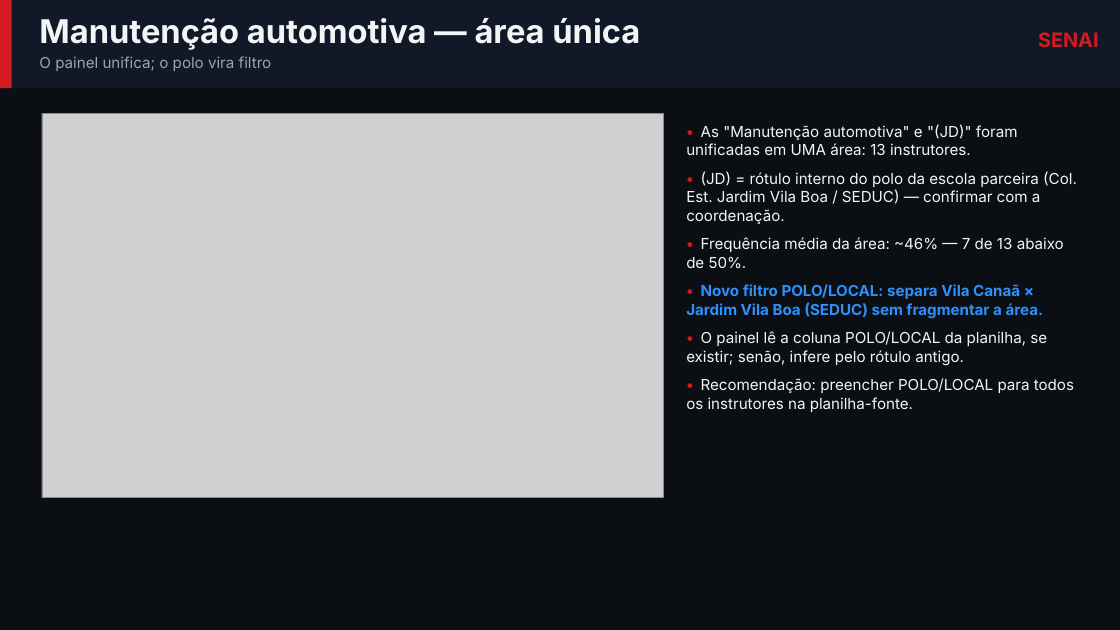
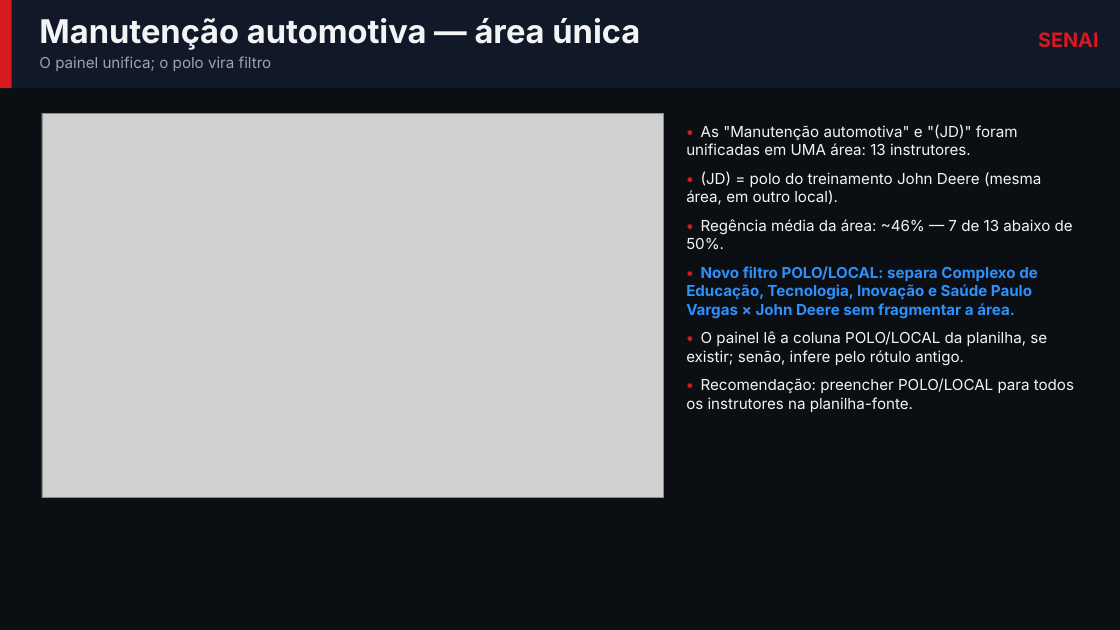
Before and after one commit to mmsxdev/bi-regencia, a slide deck: slide 10 of apresentacao/BI_Regencia_Apresentacao.pptx. Drawn at 1120x630 pixels with LibreOffice and Linux fonts; fonts in the diff are those of the drawing; grey boxes stand for pictures. Boxes give left, top, right and bottom in pixels: in the first picture for what was removed or moved away, otherwise in the second. Text is boxed around its words. In the diff, an @@ line names an element or a change of style, - is before the commit and + after.

Commit message:
Renomeia frequencia para regencia e atualiza nome da instituicao para Complexo Paulo Vargas

```diff
--- a/apresentacao/BI_Regencia_Apresentacao.pptx
+++ b/apresentacao/BI_Regencia_Apresentacao.pptx
@@ text at (686,171,1073,318): text changed; text colour #F3F4F6 to #2E90FA; bold on @@
-• (JD) = rótulo interno do polo da escola parceira (Col. Est. Jardim Vila Boa / SEDUC) — confirmar com a coordenação.
-• Frequência média da área: ~46% — 7 de 13 abaixo de 50%.
-• Novo filtro POLO/LOCAL: separa Vila Canaã × Jardim Vila Boa (SEDUC) sem fragmentar a área.
+• (JD) = polo do treinamento John Deere (mesma área, em outro local).
+• Regência média da área: ~46% — 7 de 13 abaixo de 50%.
+• Novo filtro POLO/LOCAL: separa Complexo de Educação, Tecnologia, Inovação e Saúde Paulo Vargas × John Deere sem fragmentar a área.
```
Also in this commit, not shown: 10 other slides changed, 20 other files.
